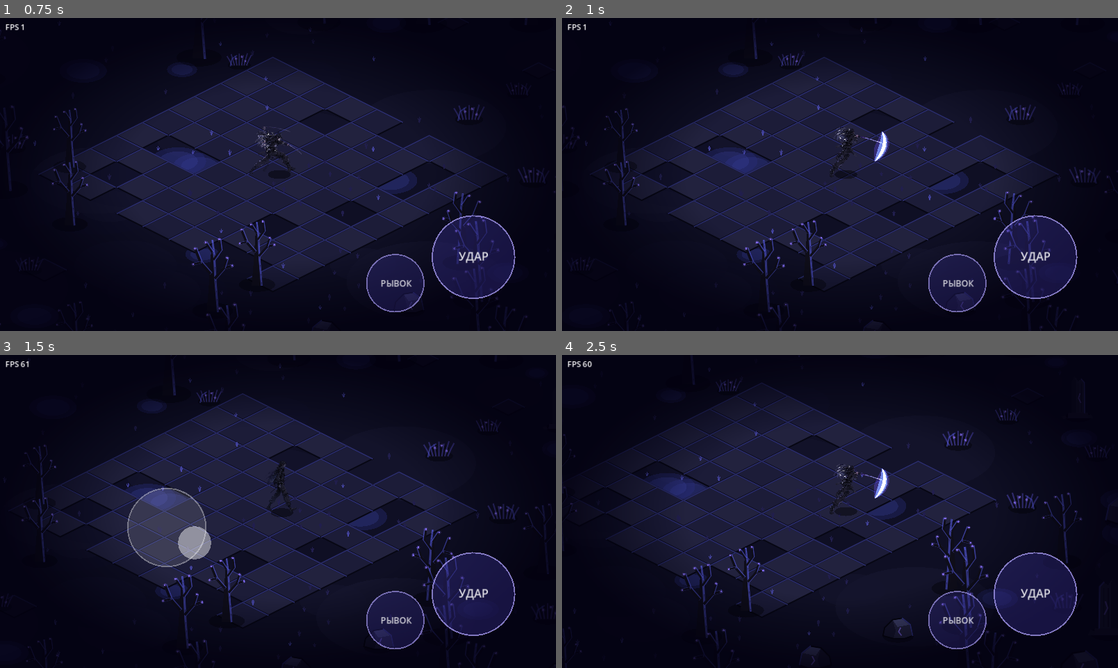
Above: before the commit, frames 1-4 (two rows, left to right).
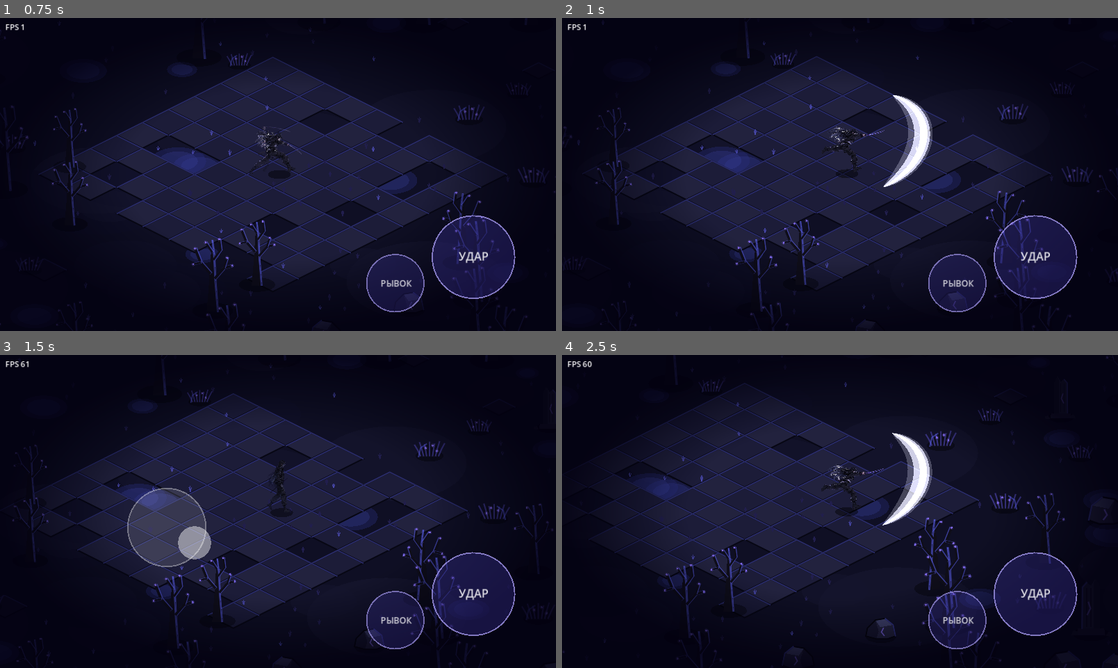
Above: after the commit, the same moments.

Repository: Masuku4129/Game
Game: Godot game, scene res://main.tscn
Two runs of this game, one before a commit and one after it. Both use one fixed random seed, a clock stepped at 60 frames per second and the inputs below.
Inputs (mouse positions are in pixels of both pictures, inside the frame that each line leads up to):
- Up to frame 1 (0.75 s): tap Enter at 0.5 s; move the mouse to (400, 158) at 0.52 s; hold D from 0.53 s (still down); tap J at 0.6 s; click (400, 158) at 0.67 s
- Up to frame 2 (1 s): keep holding D
- Up to frame 3 (1.5 s): release D at 1.25 s; drag from (166, 527) to (250, 574) at 1.27 s
- Up to frame 4 (2.5 s): move the mouse to (895, 442) at 2.02 s; hold D from 2.03 s (still down); tap J at 2.1 s

Frame 1 is identical in both runs. In frame 2, 9.8% of the frame differs, in the area x 0-100%, y 0-100%; in frame 3, 8.7%; in frame 4, 11%.

Commit message:
Wilds: белые большие полумесяцы, остановка кадра и тряска на ударе, длиннее выпад
Co-Authored-By: Claude Sonnet 5.5 <noreply@anthropic.com>
Claude-Session: https://claude.ai/code/session_01XvKRdjkTEqndhwRATULBKN

Diff:
--- a/wilds/player.gd
+++ b/wilds/player.gd
@@ -40,6 +40,9 @@
 var _combo := 0
 var _queued := false
 var _vfx_done := false
+var _hit_done := false
+var _hold := 0.0               # остановка кадра в момент удара
+var _shake := 0.0
 var _dash_dir := Vector2.RIGHT
 var _spr: Sprite2D
 var _tex := {}
@@ -109,6 +112,10 @@
 			_:
 				_tick_move(delta)
 		_refresh()
+	var cam := get_viewport().get_camera_2d()
+	if cam:
+		_shake = move_toward(_shake, 0.0, delta * 60.0)
+		cam.offset = Vector2(randf_range(-1.0, 1.0), randf_range(-1.0, 1.0)) * _shake
 	queue_redraw()
 
 
@@ -175,9 +182,13 @@
 	_af = 0.0
 	_queued = false
 	_vfx_done = false
+	_hit_done = false
 
 
 func _tick_attack(delta: float) -> void:
+	if _hold > 0.0:
+		_hold -= delta
+		return
 	_af += delta * ATTACK_FPS[_combo]
 	if attack_requested:
 		attack_requested = false
@@ -185,9 +196,13 @@
 	var f := int(_af)
 	var key: Array = ATK.DATA[SECTORS[_sector][0]]["key"]
 	if f >= key[2] and f <= key[5]:
-		velocity = _aim_vec(_sector) * 140.0
+		velocity = _aim_vec(_sector) * 300.0
 		move_and_slide()
 		_clamp_world()
+	if not _hit_done and f >= key[4]:
+		_hit_done = true
+		_hold = 0.07
+		_shake = 7.0
 	if not _vfx_done and f >= key[3]:
 		_vfx_done = true
 		_spawn_slash(_combo)
@@ -224,16 +239,16 @@
 	var s = preload("res://slash_fx.gd").new()
 	var th := _sector * PI / 4.0
 	var sgn := 1.0 if combo != 1 else -1.0
-	s.a0 = th - 1.15 * sgn
-	s.a1 = th + 1.15 * sgn
+	s.a0 = th - 1.5 * sgn
+	s.a1 = th + 1.5 * sgn
 	s.rot = [-0.35, 0.35, 0.0][combo] * (-1.0 if cos(th) < -0.1 else 1.0)
 	if combo == 2:
-		s.rx = 58.0
-		s.ry = 80.0
+		s.rx = 115.0
+		s.ry = 160.0
 		s.a0 = th - 1.4 * sgn - PI * 0.5
 		s.a1 = th + 0.9 * sgn - PI * 0.5
 	s.hold = hold
-	s.position = Vector2(cos(th) * 22.0, sin(th) * 16.0 - 66.0)
+	s.position = Vector2(cos(th) * 34.0, sin(th) * 24.0 - 70.0)
 	add_child(s)
 
 
--- a/wilds/slash_fx.gd
+++ b/wilds/slash_fx.gd
@@ -1,11 +1,11 @@
 extends Node2D
 ## Светящийся полумесяц по дуге взмаха, рисуется кодом (аддитивное смешивание).
-var rx := 70.0
-var ry := 54.0
+var rx := 150.0
+var ry := 112.0
 var rot := 0.0
 var a0 := -1.4
 var a1 := 1.4
-var dur := 0.14
+var dur := 0.16
 var fade := 0.16
 var hold := -1.0      # >=0: заморозить на этом прогрессе (для кадров предпросмотра)
 var _t := 0.0
@@ -35,15 +35,15 @@
 	var tail_p := 0.0
 	if hold >= 0.0:
 		p = hold
-		tail_p = maxf(0.0, p - 0.7)
+		tail_p = maxf(0.0, p - 0.8)
 	else:
 		p = clampf(_t / dur, 0.0, 1.0)
 		p = 1.0 - pow(1.0 - p, 2.2)
-		tail_p = maxf(0.0, p - 0.7)
+		tail_p = maxf(0.0, p - 0.8)
 		if _t > dur:
 			var k := (_t - dur) / fade
 			alpha = 1.0 - k
-			tail_p = 0.3 + 0.7 * k
+			tail_p = 0.2 + 0.8 * k
 	if p - tail_p < 0.02:
 		return
 	var head := a0 + (a1 - a0) * p
@@ -52,9 +52,9 @@
 	var outer := PackedVector2Array()
 	var inner := PackedVector2Array()
 	var layers := [
-		[1.9, Color(0.40, 0.25, 1.0, 0.28)],
-		[1.15, Color(0.55, 0.80, 1.0, 0.55)],
-		[0.5, Color(1.0, 1.0, 1.0, 0.95)]]
+		[1.7, Color(1.0, 1.0, 1.0, 0.22)],
+		[1.1, Color(1.0, 1.0, 1.0, 0.55)],
+		[0.5, Color(1.0, 1.0, 1.0, 1.0)]]
 	for L in layers:
 		outer.clear()
 		inner.clear()
@@ -62,7 +62,7 @@
 			var u := float(i) / n
 			var pos := _pt(lerpf(tail, head, u))
 			var lw: float = L[0]
-			var w: float = pow(sin(PI * u), 0.75) * 17.0 * lw
+			var w: float = pow(sin(PI * u), 0.75) * 34.0 * lw
 			var nrm := pos.normalized()
 			outer.append(pos + nrm * w * 0.30)
 			inner.append(pos - nrm * w * 0.70)
